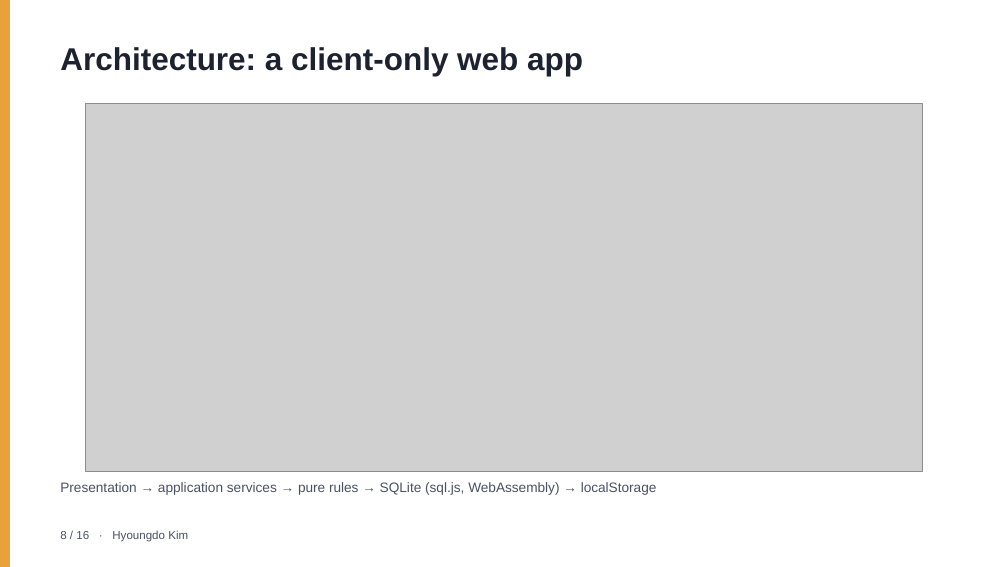
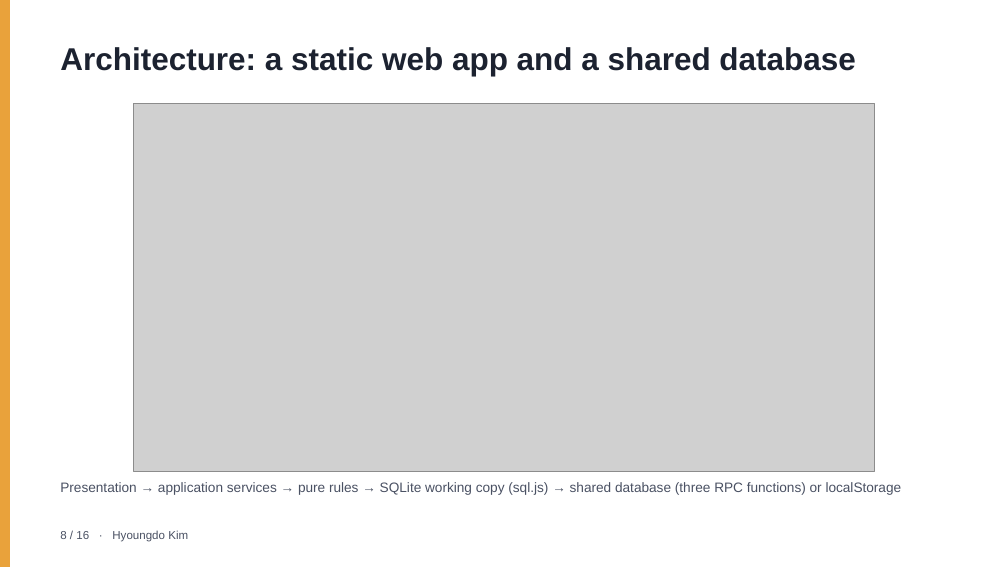
Before and after one commit to keemlogan/shiftswap, a slide deck: slide 8 of presentation/ShiftSwap-Team7.pptx. Drawn at 1008x567 pixels with LibreOffice and Linux fonts; fonts in the diff are those of the drawing; grey boxes stand for pictures. Boxes give left, top, right and bottom in pixels: in the first picture for what was removed or moved away, otherwise in the second. Text is boxed around its words. In the diff, an @@ line names an element or a change of style, - is before the commit and + after.

```diff
--- a/presentation/ShiftSwap-Team7.pptx
+++ b/presentation/ShiftSwap-Team7.pptx
@@ text at (60,47,855,76): text changed @@
-Architecture: a client-only web app
+Architecture: a static web app and a shared database
@@ picture: place and size @@
-picture at (85,104,922,472)
+picture at (133,104,874,472)
@@ text at (60,482,902,495): text changed @@
-Presentation → application services → pure rules → SQLite (sql.js, WebAssembly) → localStorage
+Presentation → application services → pure rules → SQLite working copy (sql.js) → shared database (three RPC functions) or localStorage
```
Also in this commit, not shown: 7 other slides changed, 2 other files.
